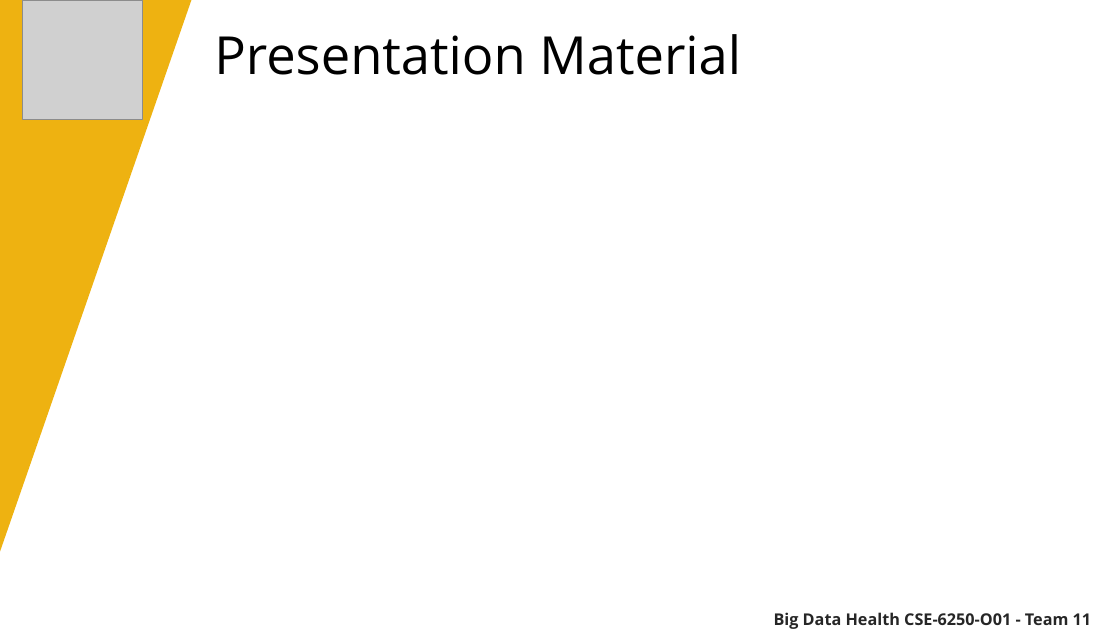
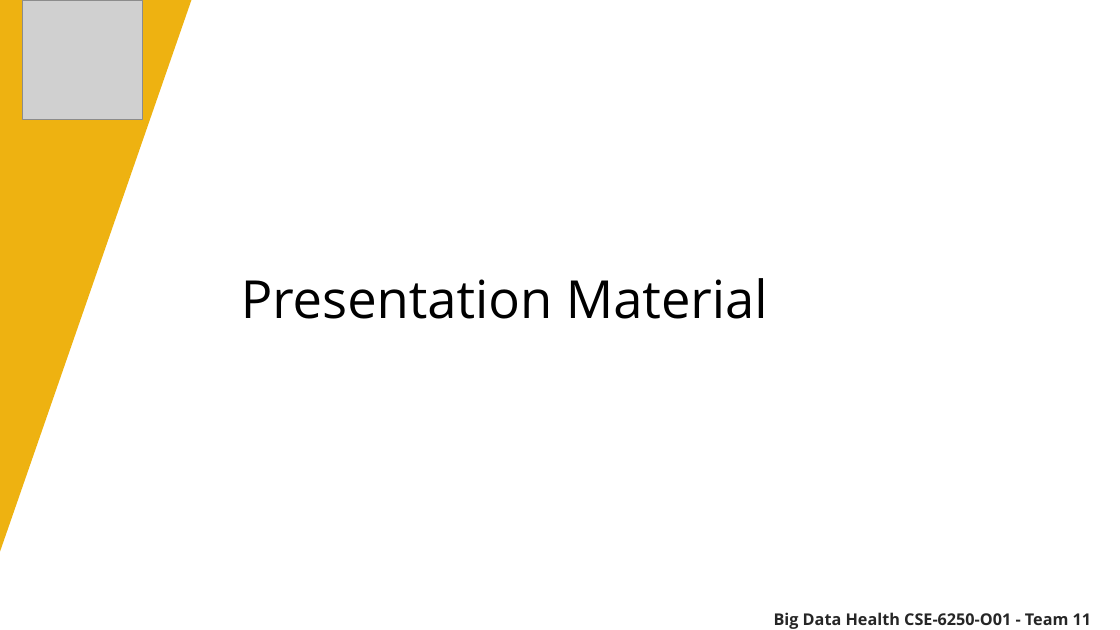
Before and after one commit to bdh-team-12/sleep-predictions-through-deep-learning, a slide deck: slide 3 of video-presentation/final-presentation.pptx. Drawn at 1120x630 pixels with LibreOffice and Linux fonts; fonts in the diff are those of the drawing; grey boxes stand for pictures. Boxes give left, top, right and bottom in pixels: in the first picture for what was removed or moved away, otherwise in the second. Text is boxed around its words. In the diff, an @@ line names an element or a change of style, - is before the commit and + after.

```diff
--- a/video-presentation/final-presentation.pptx
+++ b/video-presentation/final-presentation.pptx
@@ text "Presentation Material": place and size @@
-text "Presentation Material" at (214, 34, 741, 75)
+text "Presentation Material" at (241, 278, 768, 319)
```
Also in this commit, not shown: 3 other slides changed, 9 slides added, 11 other files.
